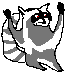
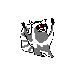
Revision of a layered 75px x 75px image; what changed, layer by layer:
painted on "Layer 1" over [1, 2, 65, 72]
removed layer "Layer 2" over [9, 4, 64, 71]
removed layer "Layer 4" over [3, 2, 64, 62]
removed layer "Layer 3" over [2, 3, 64, 72]
